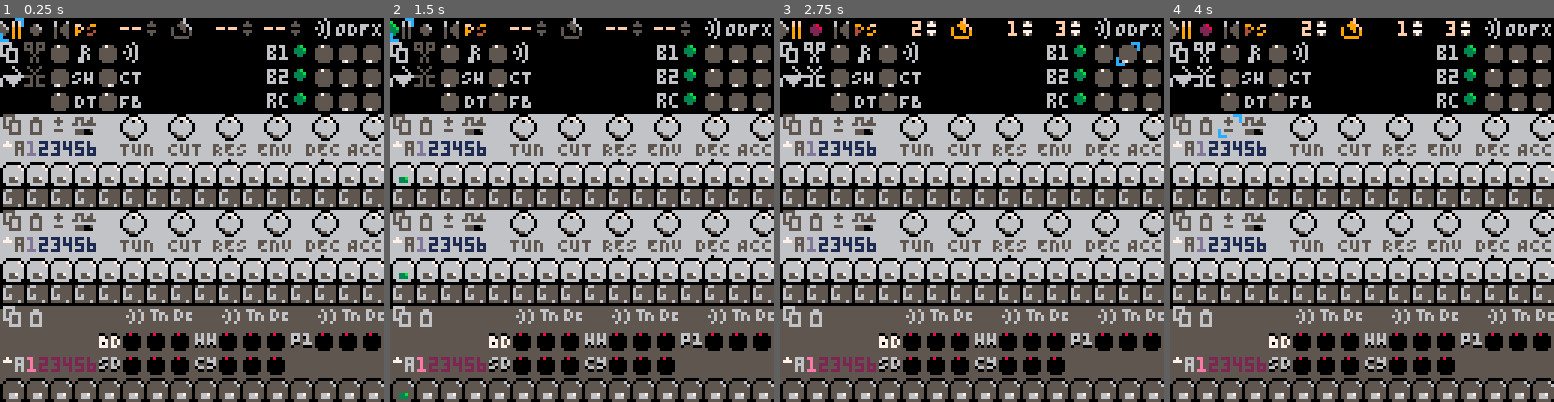
Above: before the commit, frames 1-4 (left to right).
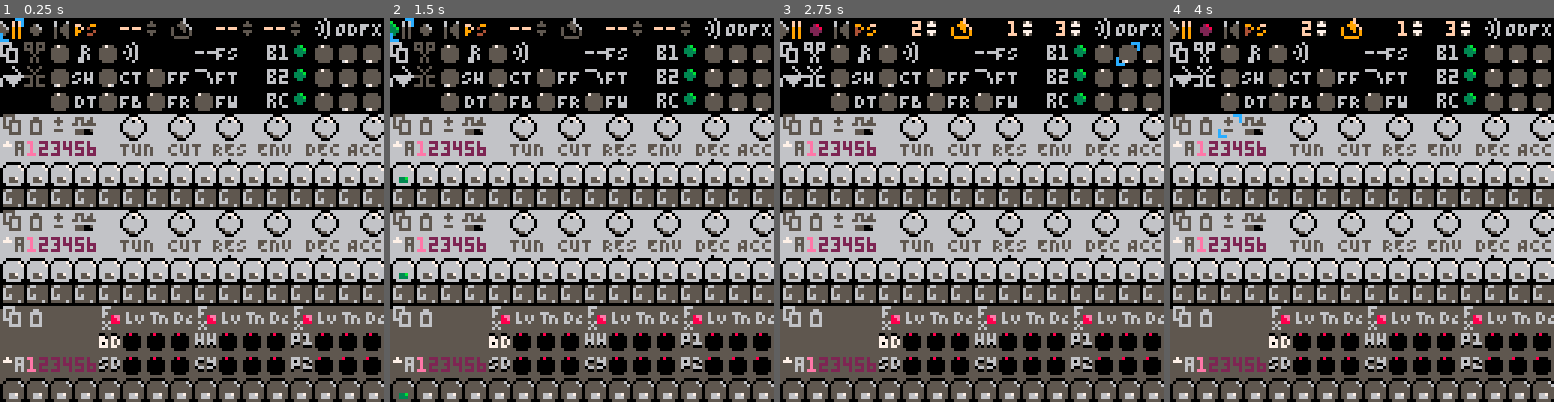
Above: after the commit, the same moments.

Repository: luchak/rp8
Game: PICO-8 cartridge pb-0x.p8
Two runs of this game, one before a commit and one after it. Both use one fixed random seed, a clock stepped at 60 frames per second and the inputs below.
Inputs:
- Up to frame 1 (0.25 s): no input
- Up to frame 2 (1.5 s): tap X (X key) at 0.33, 1.07 s; tap O (Z key) at 0.7 s
- Up to frame 3 (2.75 s): hold Right 1.6-2.1 s; tap O (Z key) at 1.7, 2.1, 2.5 s; tap X (X key) at 1.85 s; hold Up 2.15-2.42 s; hold Right from 2.47 s (still down)
- Up to frame 4 (4 s): tap O (Z key) at 2.9, 3.3, 3.7 s; tap X (X key) at 2.97 s; release Right at 3.03 s; hold Left 3.08-3.58 s; hold Down 3.63-3.97 s

The runs differ from the first frame. In frame 1, 3.7% of the frame differs, in the area x 7-100%, y 7-93%; in frame 2, 3.7%; in frame 3, 3.7%; in frame 4, 3.7%.

Commit message:
Sprite and map work for filter, drum split fx, p2

Diff:
--- a/pb-0x.p8
+++ b/pb-0x.p8
@@ -51,11 +51,11 @@
 
  pbl0,pbl1=synth_new(7),synth_new(21)
  kick,snare,hh,cy,perc=
-  sweep_new(unpack_split'40,0.092,0.0126,0.12,0.7,0.7,0.4'),
+  sweep_new(unpack_split'41,0.092,0.0126,0.12,0.7,0.7,0.4'),
   snare_new(),
-  hh_cy_new(unpack_split'46,1,0.8,0.75,0.35,-1,2'),
-  hh_cy_new(unpack_split'49,1.3,0.5,0.5,0.18,0.3,0.8'),
-  sweep_new(unpack_split'52,0.12,0.06,0.2,1,0.85,0.6')
+  hh_cy_new(unpack_split'47,1,0.8,0.75,0.35,-1,2'),
+  hh_cy_new(unpack_split'50,1.3,0.5,0.5,0.18,0.3,0.8'),
+  sweep_new(unpack_split'53,0.12,0.06,0.2,1,0.85,0.6')
  drum_mixer=submixer_new({kick,snare,hh,cy,perc})
  delay=delay_new(3000,0)
 
@@ -407,7 +407,7 @@
 
  obj.note=function(self,pat,patch,step,note_len)
   local s=pat[step]
-  local tun,dec,lev=unpack_patch(patch,43,45)
+  local tun,dec,lev=unpack_patch(patch,44,46)
   if s!=d_off then
    self.detune=2^(2*tun-1)
    self.op,self.dp=0,self.dp0*self.detune
@@ -690,7 +690,7 @@
 37=0,
 38=128,
 39=1,
-40=64,
+40=127,
 41=64,
 42=64,
 43=64,
@@ -705,6 +705,14 @@
 52=64,
 53=64,
 54=64,
+55=64,
+56=64,
+57=64,
+58=64,
+59=0,
+60=64,
+61=64,
+62=128,
 }]]
  -- 01 mix_tempo=0.5,
  -- 02 mix_shuf=0,
@@ -745,21 +753,29 @@
  -- 37 dr_fx=0,
  -- 38 dr_on=true,
  -- 39 dr_pat=1,
- -- 40 bd_tun=0.5,
- -- 41 bd_dec=0.5,
- -- 42 bd_lev=0.5,
- -- 43 sd_tun=0.5,
- -- 44 sd_dec=0.5,
- -- 45 sd_lev=0.5,
- -- 46 hh_tun=0.5,
- -- 47 hh_dec=0.5,
- -- 48 hh_lev=0.5,
- -- 49 cy_tun=0.5,
- -- 50 cy_dec=0.5,
- -- 51 cy_lev=0.5,
- -- 52 pc_tun=0.5,
- -- 53 pc_dec=0.5,
- -- 54 pc_lev=0.5,
+ -- 40 dr_fx_en=127/128
+ -- 41 bd_tun=0.5,
+ -- 42 bd_dec=0.5,
+ -- 43 bd_lev=0.5,
+ -- 44 sd_tun=0.5,
+ -- 45 sd_dec=0.5,
+ -- 46 sd_lev=0.5,
+ -- 47 hh_tun=0.5,
+ -- 48 hh_dec=0.5,
+ -- 49 hh_lev=0.5,
+ -- 50 cy_tun=0.5,
+ -- 51 cy_dec=0.5,
+ -- 52 cy_lev=0.5,
+ -- 53 pc_tun=0.5,
+ -- 54 pc_dec=0.5,
+ -- 55 pc_lev=0.5,
+ -- 56 p2_tun=0.5,
+ -- 57 p2_dec=0.5,
+ -- 58 p2_lev=0.5,
+ -- 59 fl_src_type=0
+ -- 60 fl_cut=0.5
+ -- 61 fl_res=0.5
+ -- 62 fl_wet=1
 
 pbl_pat_template=parse[[{
  nt={1=19,2=19,3=19,4=19,5=19,6=19,7=19,8=19,9=19,10=19,11=19,12=19,13=19,14=19,15=19,16=19},
@@ -1333,7 +1349,7 @@
  )
  for i=1,6 do
   ui:add_widget(
-   pat_btn_new(5+i*4,yp+8,key,6,i,1,13,7,6)
+   pat_btn_new(5+i*4,yp+8,key,6,i,2,14,8,6)
   )
  end
 
@@ -1369,11 +1385,11 @@
   )
  end
  for k,d in pairs(parse[[{
-  bd={x=32,y=8,s=150,b=40},
-  sd={x=32,y=16,s=152,b=43},
-  hh={x=64,y=8,s=154,b=46},
-  cy={x=64,y=16,s=156,b=49},
-  pc={x=96,y=8,s=158,b=52}
+  bd={x=32,y=8,s=150,b=41},
+  sd={x=32,y=16,s=152,b=44},
+  hh={x=64,y=8,s=154,b=47},
+  cy={x=64,y=16,s=156,b=50},
+  pc={x=96,y=8,s=158,b=53}
  }]]) do
   local cyp=yp+d.y
   ui:add_widget(
@@ -1814,16 +1830,16 @@
 
 __map__
 07e905ac0000c0c10000c000c0ec292a07e905ac0000c0c10000c000c0ec292a07e705ac00eec5c300eec5eec5ec292a0000000000000000000000000000000000000000000000000000000000000000000000000000000000000000000000000000000000000000000000000000000000000000000000000000000000000000
-f2c78528852700000000001726858585c6cb842884270000000026b717848484f2c784288427001726d00000008484840000000000000000000000000000000000000000000000000000000000000000000000000000000000000000000000000000000000000000000000000000000000000000000000000000000000000000
-f7c985f885f900000000001826858585c7c884f884f90000000026b418848484f7c984f884f9001826d00000008484840000000000000000000000000000000000000000000000000000000000000000000000000000000000000000000000000000000000000000000000000000000000000000000000000000000000000000
-000085fa85fb00000000001926858585cac984fa84fb0000000026b919848484000084fa84fb001926d00000008484840000000000000000000000000000000000000000000000000000000000000000000000000000000000000000000000000000000000000000000000000000000000000000000000000000000000000000
+f2c785288527000009e0001726858585c6cb842884270000000026b717848484f2c784288427001726d00000008484840000000000000000000000000000000000000000000000000000000000000000000000000000000000000000000000000000000000000000000000000000000000000000000000000000000000000000
+f7c985f885f986e1eae4001826858585c7c884f884f90000000026b418848484f7c984f884f9001826d00000008484840000000000000000000000000000000000000000000000000000000000000000000000000000000000000000000000000000000000000000000000000000000000000000000000000000000000000000
+000085fa85fb86e286e3001926858585cac984fa84fb0000000026b919848484000084fa84fb001926d00000008484840000000000000000000000000000000000000000000000000000000000000000000000000000000000000000000000000000000000000000000000000000000000000000000000000000000000000000
 1c1b1a021d341e341e341e341e341e340c0ddfdf1d341e341e341e341e341e34000000000000000000000000000000000000000000000000000000000000000000000000000000000000000000000000000000000000000000000000000000000000000000000000000000000000000000000000000000000000000000000000
 a2dfdf1d1dd4d5d6d7d8d9dadbdcddde1c1b1a021dd4d5d6d7d8d9dadbdcddde000000000000000000000000000000000000000000000000000000000000000000000000000000000000000000000000000000000000000000000000000000000000000000000000000000000000000000000000000000000000000000000000
 1010101010101010101010101010101010101010101010101010101010101010000000000000000000000000000000000000000000000000000000000000000000000000000000000000000000000000000000000000000000000000000000000000000000000000000000000000000000000000000000000000000000000000
 5555555555555555555555555555555555555555555555555555555555555555000000000000000000000000000000000000000000000000000000000000000000000000000000000000000000000000000000000000000000000000000000000000000000000000000000000000000000000000000000000000000000000000
-0b0aa1a1a1959394a1959394a19593940b0aa1a1977698769a769c769e76ae76000000000000000000000000000000000000000000000000000000000000000000000000000000000000000000000000000000000000000000000000000000000000000000000000000000000000000000000000000000000000000000000000
+0b0aa1a1ab959394ab959394ab9593940b0aa1a1977698769a769c769e76ae76000000000000000000000000000000000000000000000000000000000000000000000000000000000000000000000000000000000000000000000000000000000000000000000000000000000000000000000000000000000000000000000000
 a1a1a1a1977676769a7676769e767676fca1a1a1937693769376937693769376000000000000000000000000000000000000000000000000000000000000000000000000000000000000000000000000000000000000000000000000000000000000000000000000000000000000000000000000000000000000000000000000
-a6a1a1a1987676769c767676a1a1a1a1a6fdfeff947694769476947694769476000000000000000000000000000000000000000000000000000000000000000000000000000000000000000000000000000000000000000000000000000000000000000000000000000000000000000000000000000000000000000000000000
+a6a1a1a1987676769c767676ae767676a6fdfeff947694769476947694769476000000000000000000000000000000000000000000000000000000000000000000000000000000000000000000000000000000000000000000000000000000000000000000000000000000000000000000000000000000000000000000000000
 1313131313131313131313131313131313131313131313131313131313131313000000000000000000000000000000000000000000000000000000000000000000000000000000000000000000000000000000000000000000000000000000000000000000000000000000000000000000000000000000000000000000000000
 000000000000000000000000000000000b0aa1a1a1959394a1959394a1959394000000000000000000000000000000000000000000000000000000000000000000000000000000000000000000000000000000000000000000000000000000000000000000000000000000000000000000000000000000000000000000000000
 00000000000000000000000000000000fca1a1a1977676769a7676769e767676000000000000000000000000000000000000000000000000000000000000000000000000000000000000000000000000000000000000000000000000000000000000000000000000000000000000000000000000000000000000000000000000
Not shown, changed: 23 lines of the sprite sheet (__gfx__) section of pb-0x.p8
